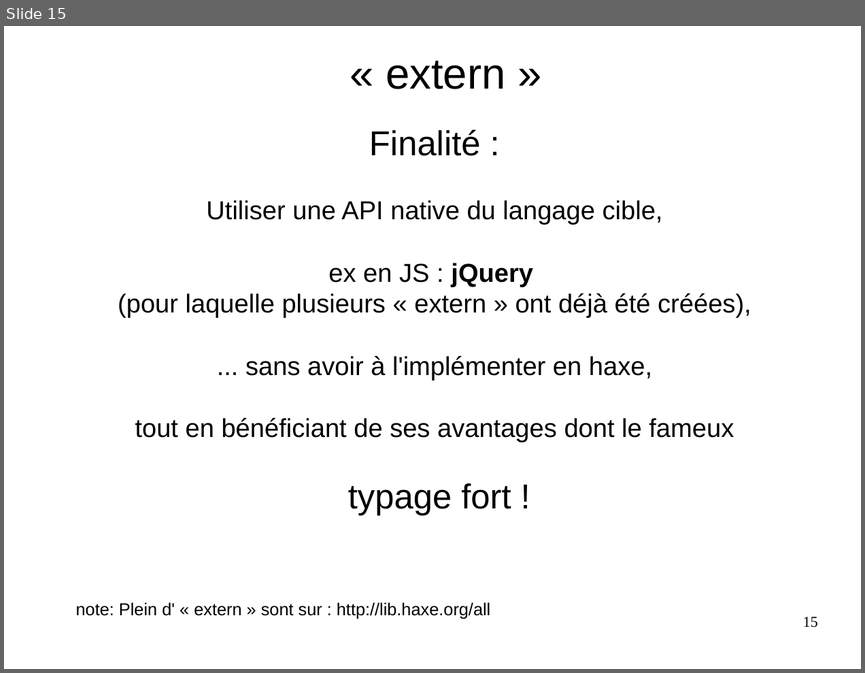
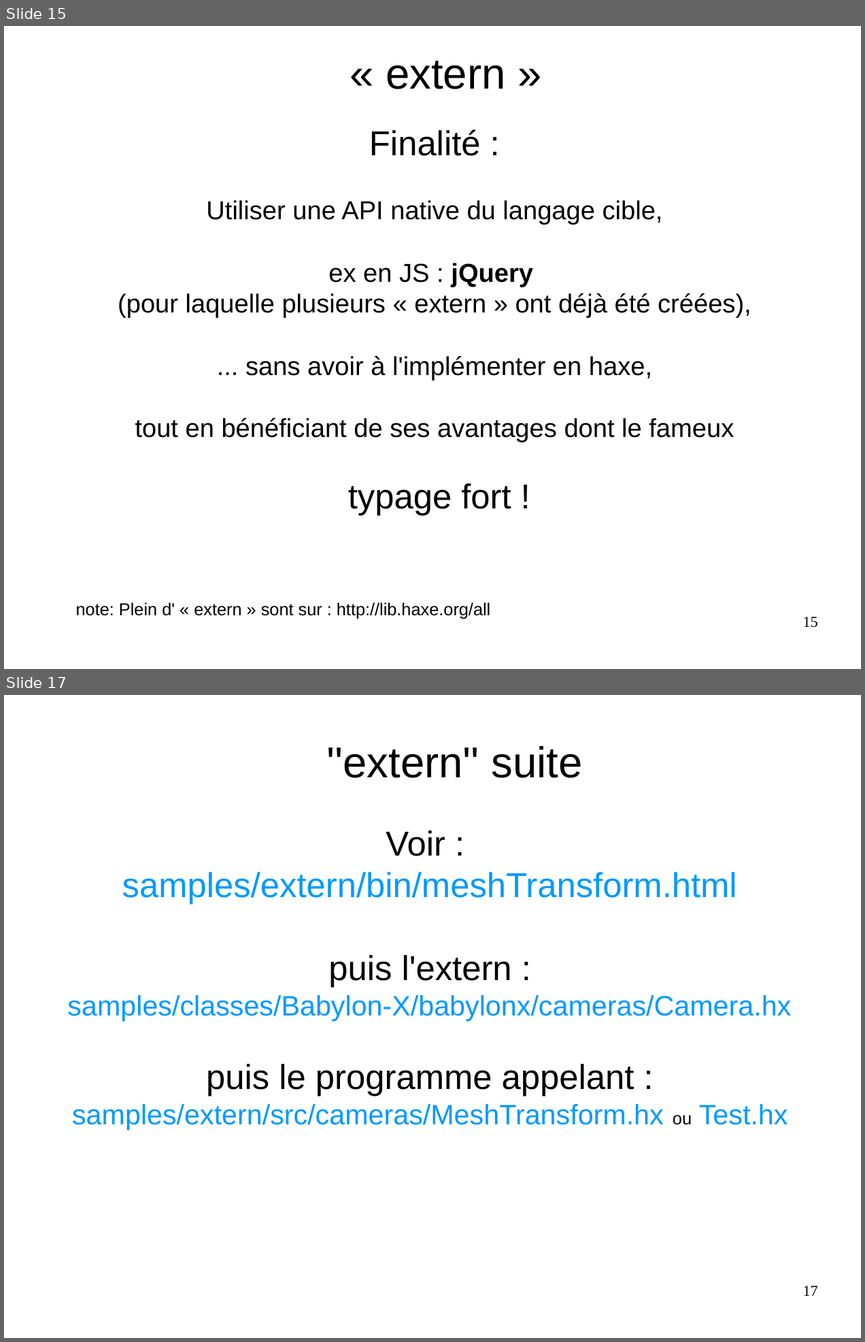
Before and after one commit to flashline/Haxetelier8, a slide deck: odp/haxetelier8.forMe.odp. Shown one above the other, each under a label of ours: slide 15 before the commit, slides 15 and 17 after it; the slides between them are not shown. The pictures are 865x673 and 865x1342 pixels, drawn with LibreOffice and Linux fonts; fonts in the diff are those of the drawing. Boxes give left, top, right and bottom in pixels: in the first picture for what was removed or moved away, otherwise in the second. Text is boxed around its words. In the diff, an @@ line names an element or a change of style, - is before the commit and + after.

```diff
--- a/odp/haxetelier8.forMe.odp
+++ b/odp/haxetelier8.forMe.odp
@@ slide 17 added at [4, 695, 861, 1338], background #FFFFFF @@
@@ text added at [326, 746, 583, 778], 40 pt, text #000000 @@
+''extern'' suite
@@ text added at [67, 830, 791, 1130], 26 pt, text #0099FF @@
+Voir :
+samples/extern/bin/meshTransform.html
+puis l'extern :
+samples/classes/Babylon-X/babylonx/cameras/Camera.hx
+puis le programme appelant :
+samples/extern/src/cameras/MeshTransform.hx ou Test.hx
@@ page number added at [803, 1285, 818, 1295], 14 pt, text #000000 @@
+17
```
Also in this commit, not shown: 2 slides changed, 2 other slides added, 1 slide removed, 11 other files.
